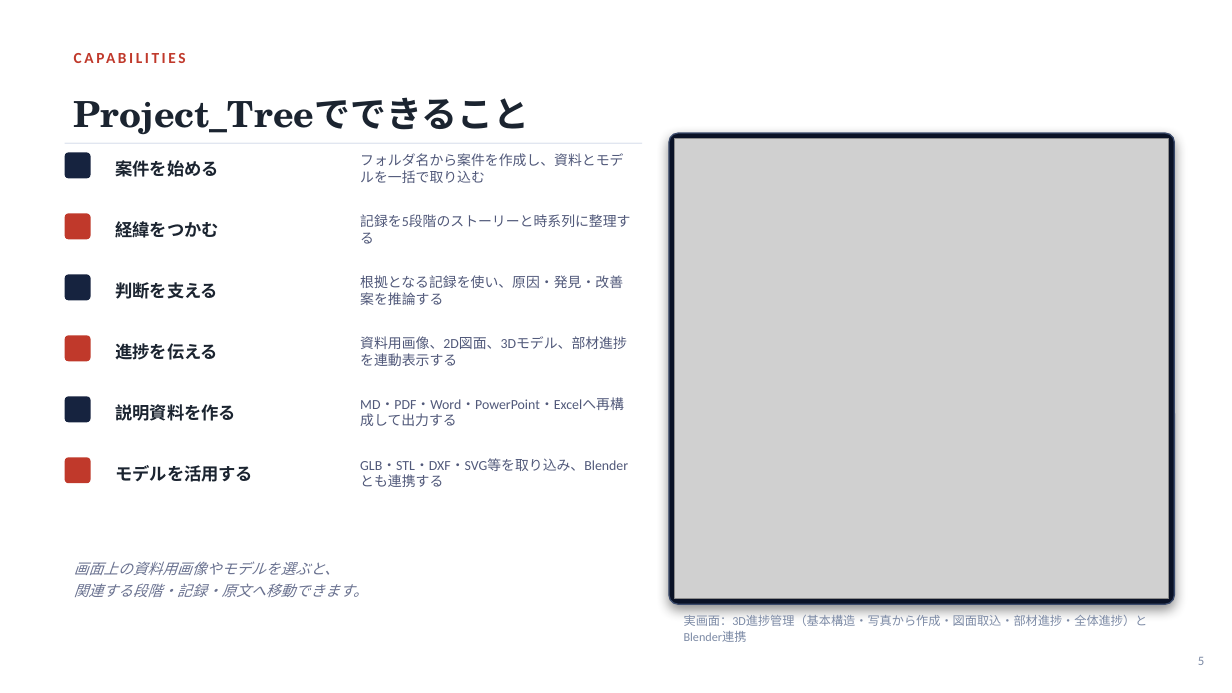
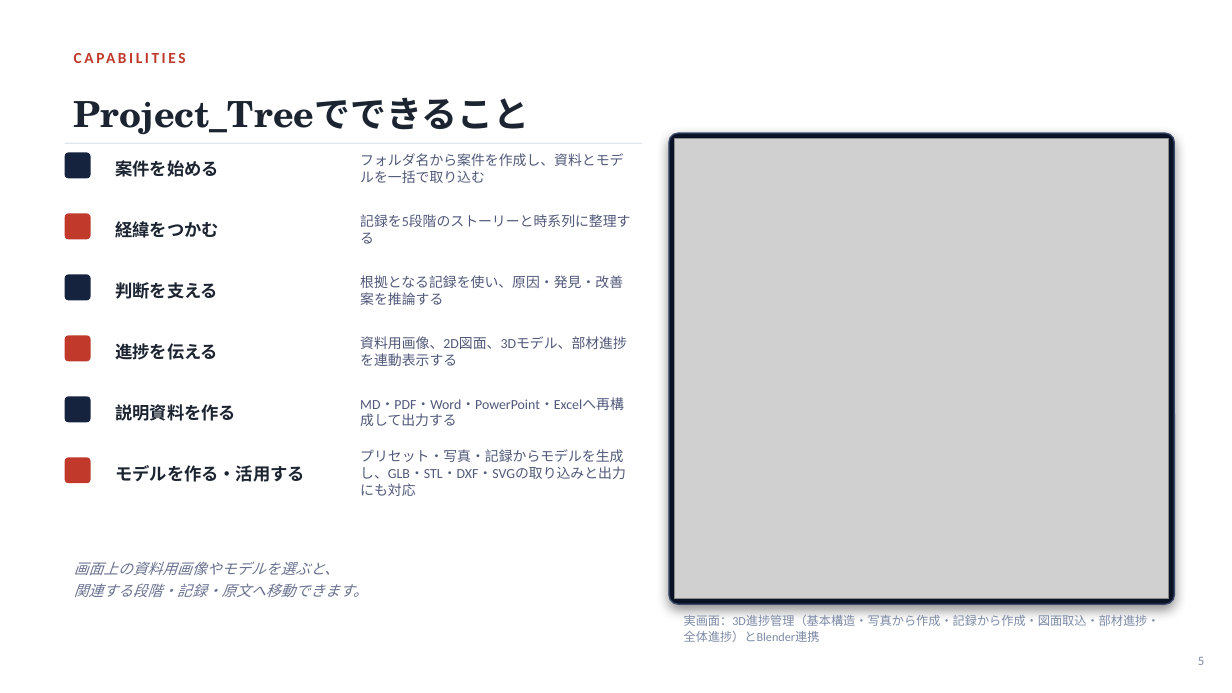
Before and after one commit to 009-next/Project_Tree_20260816, a slide deck: slide 5 of Project_Tree_プレゼン資料.pptx. Drawn at 1232x693 pixels with LibreOffice and Linux fonts; fonts in the diff are those of the drawing; grey boxes stand for pictures. Boxes give left, top, right and bottom in pixels: in the first picture for what was removed or moved away, otherwise in the second. Text is boxed around its words. In the diff, an @@ line names an element or a change of style, - is before the commit and + after.

```diff
--- a/Project_Tree_プレゼン資料.pptx
+++ b/Project_Tree_プレゼン資料.pptx
@@ text at (360, 449, 626, 479): text changed @@
-GLB・STL・DXF・SVG等を取り込み、Blenderとも連携する
+プリセット・写真・記録からモデルを生成し、GLB・STL・DXF・SVGの取り込みと出力にも対応
@@ text at (115, 465, 305, 482): text changed @@
-モデルを活用する
+モデルを作る・活用する
@@ text at (684, 615, 1160, 642): text changed @@
-実画面：3D進捗管理（基本構造・写真から作成・図面取込・部材進捗・全体進捗）とBlender連携
+実画面：3D進捗管理（基本構造・写真から作成・記録から作成・図面取込・部材進捗・全体進捗）とBlender連携
```
Also in this commit, not shown: 4 other files.
